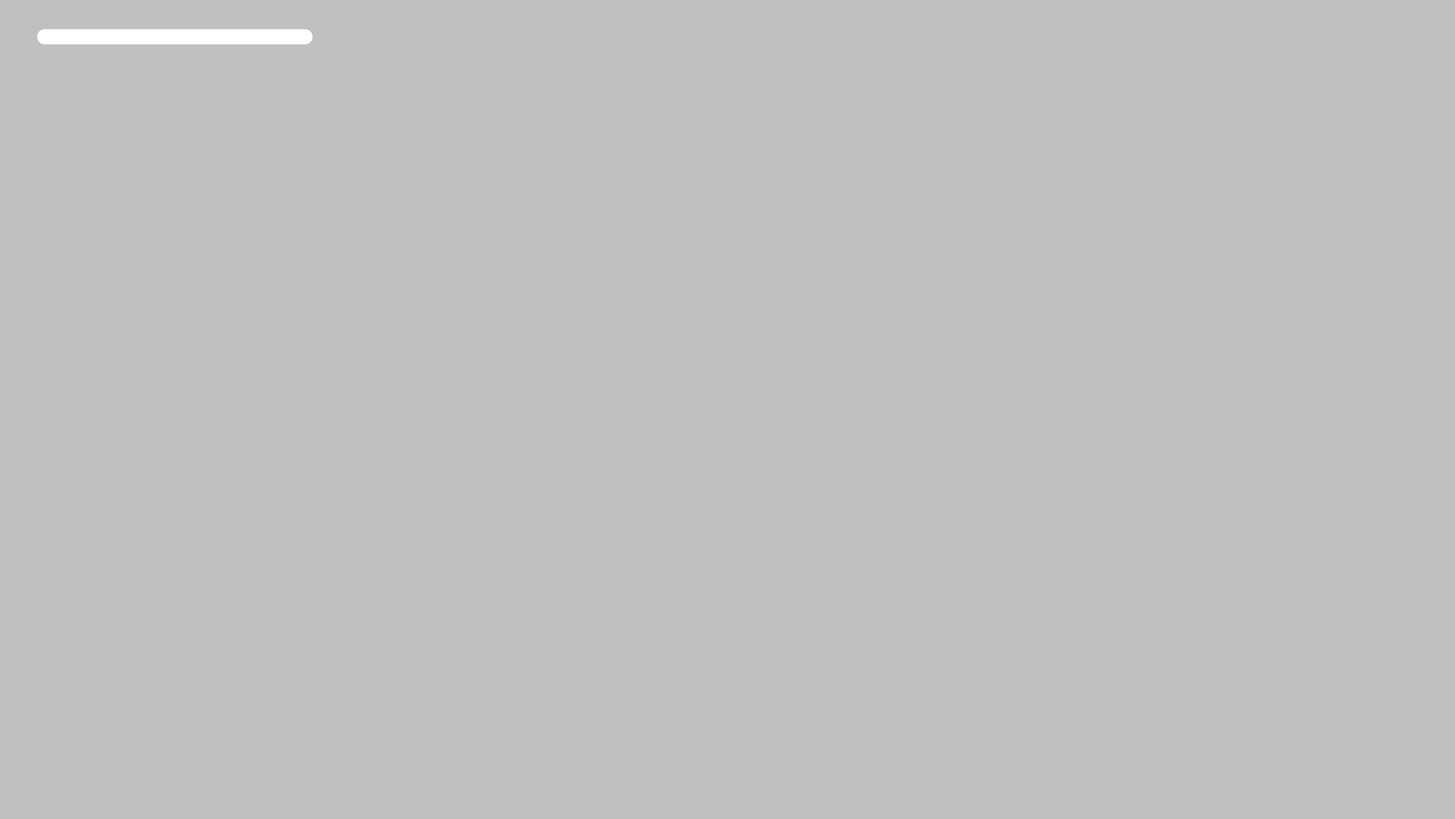
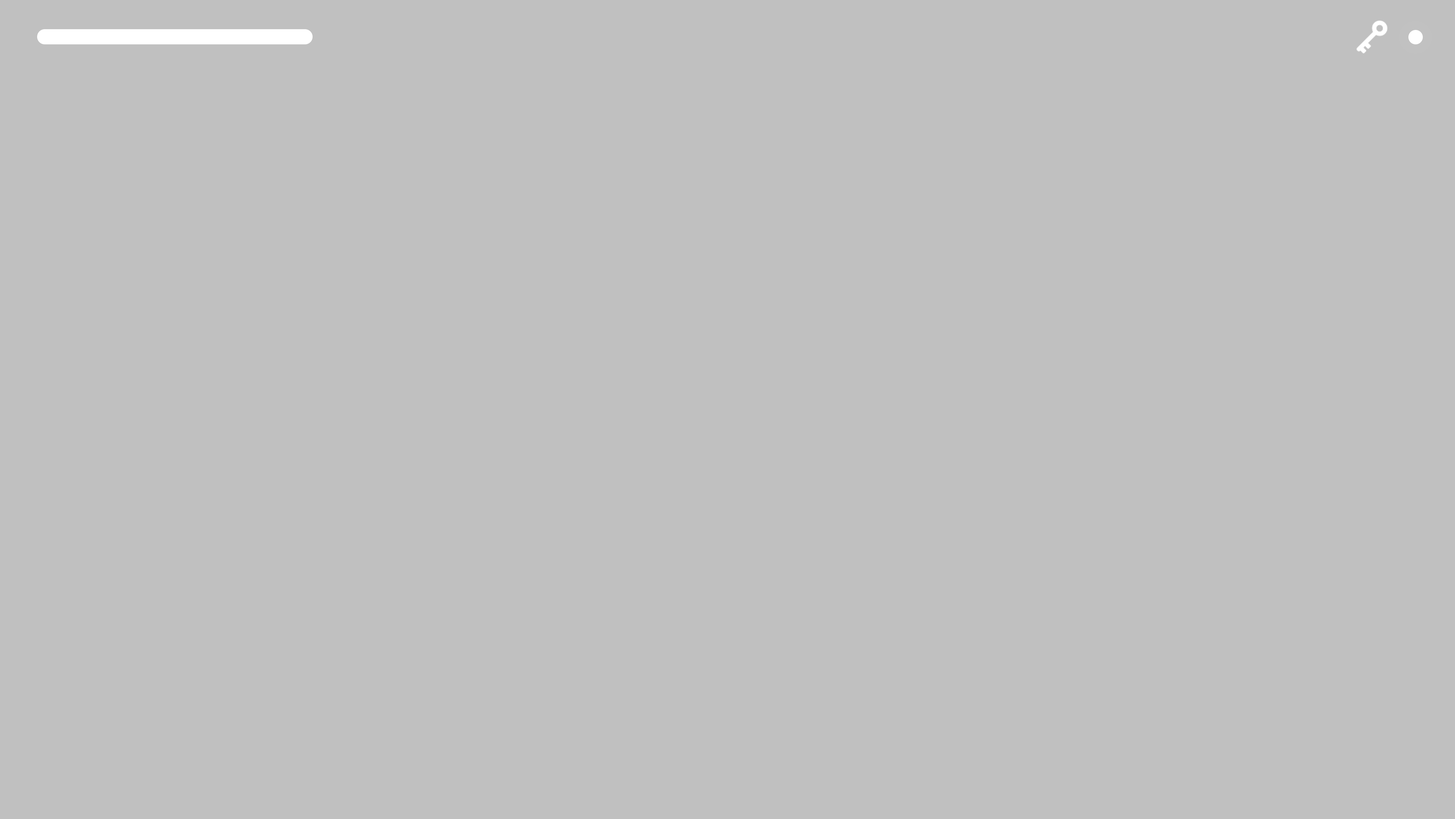
Layer changes from the first w=1455, h=819 image to the second:
added layer "Inventory Key" above "Inventory Blank 2" over (1356, 20, 1388, 54)
added layer "Inventory Blank 2" above "Health Bar" over (1408, 29, 1424, 45)
